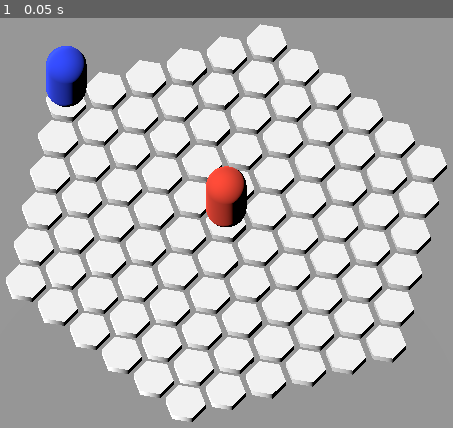
Above: before the commit, frame 1.
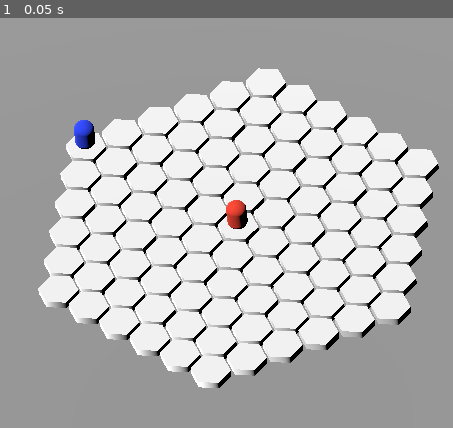
Above: after the commit, the same moment.

Repository: cwahlfeldt/hex-game-2
Game: Godot game, scene res://main.tscn
The game is run twice, just before and just after one commit, with the same random seed, the same clock (stepped at 60 frames per second) and the same inputs.
Inputs:
- Up to frame 1 (0.05 s): no input

The runs differ from the first frame. In frame 1, 35% of the frame differs, in the area x 1-99%, y 1-99%.

Commit message:
grid data structure

Diff:
--- a/enemy.tscn
+++ b/enemy.tscn
@@ -11,5 +11,5 @@
 [node name="Player" type="Node3D"]
 
 [node name="MeshInstance3D" type="MeshInstance3D" parent="."]
-transform = Transform3D(1, 0, 0, 0, 1, 0, 0, 0, 1, 0, 1.29715, 0)
+transform = Transform3D(0.5, 0, 0, 0, 0.397, 0, 0, 0, 0.5, 0, 0.5, 0)
 mesh = SubResource("CapsuleMesh_e3t7k")
--- a/main.tscn
+++ b/main.tscn
@@ -18,7 +18,7 @@
 mesh = SubResource("PlaneMesh_8una2")
 
 [node name="Camera3D" type="Camera3D" parent="."]
-transform = Transform3D(0.98153, -0.165676, 0.0956529, 0, 0.5, 0.866025, -0.191306, -0.85003, 0.490765, 0.873474, 10, 5.6)
+transform = Transform3D(0.986427, -0.0498225, 0.156459, -0.0827928, 0.671948, 0.735956, -0.1418, -0.738921, 0.658703, 0.831795, 6.5444, 5.6)
 projection = 1
 size = 11.0
 
--- a/map.gd
+++ b/map.gd
@@ -15,7 +15,7 @@
 const SIZE = 40
 const ORIGIN = Vector2(0, 0)
 var LAYOUT = layout(SIZE, ORIGIN)
-var HEX_SIZE = 0.6
+var HEX_SIZE = 0.55
 
 var DIRECTIONS = {
 	"northWest": hex(-1, 0, 1),
@@ -176,12 +176,41 @@
 # Called when the node enters the scene tree for the first time.
 func _ready() -> void:
 	var grid = draw_grid()
-	print(grid)
+	#print(grid)
 	draw_players(grid)
+	create_grid_structure()
 
 # Called every frame. 'delta' is the elapsed time since the previous frame.
 func _process(delta: float) -> void:
 	pass
+
+func create_grid_structure():
+	var cubic_grid = hex_shaped_grid(1)
+	var meters_grid = create_grid_3d_coords(cubic_grid)
+	var merged_grid = []
+	var i = 0
+	for cubic_coord in cubic_grid:
+		var tile_data = {
+			"cubic": cubic_coord,
+			"vectors": meters_grid[i],
+			"neighbors": find_hex_matches(cubic_grid, get_all_neighbors(cubic_coord))
+		}
+		merged_grid.append(tile_data)
+		i = i + 1
+	print(merged_grid)
+
+func find_hex_matches(large_array: Array, small_array: Array) -> Array:
+	var matches = []
+	for small_hex in small_array:
+		for i in range(large_array.size()):
+			var large_hex = large_array[i]
+			# Compare all three coordinates
+			if large_hex.q == small_hex.q and \
+			   large_hex.r == small_hex.r and \
+			   large_hex.s == small_hex.s:
+				matches.append(i)
+				break  # Found match for this hex, move to next
+	return matches
 
 func draw_grid():
 	var grid = hex_shaped_grid(5)
--- a/player.tscn
+++ b/player.tscn
@@ -11,5 +11,5 @@
 [node name="Player" type="Node3D"]
 
 [node name="MeshInstance3D" type="MeshInstance3D" parent="."]
-transform = Transform3D(1, 0, 0, 0, 1, 0, 0, 0, 1, 0, 1.29715, 0)
+transform = Transform3D(0.5, 0, 0, 0, 0.397, 0, 0, 0, 0.5, 0, 0.5, 0)
 mesh = SubResource("CapsuleMesh_e3t7k")
